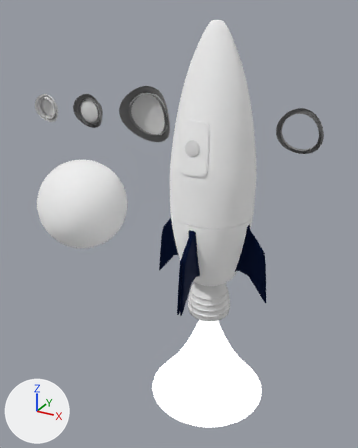
The glTF model public/scenes3d/rocket/rocket.glb: old version first, new version second.
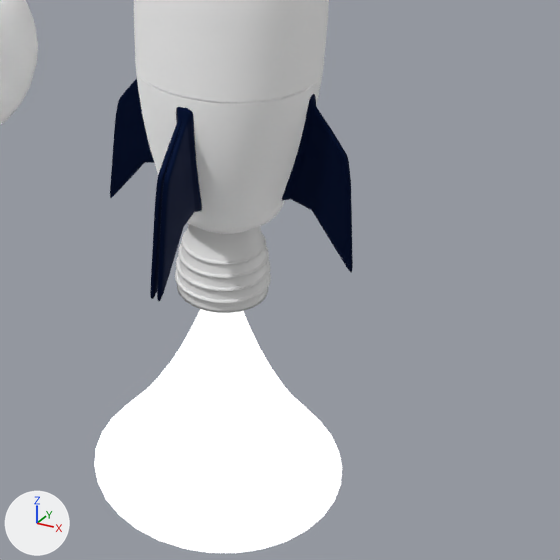
Old and new are each drawn whole from a 50 mm lens placed at (3.74, -8.12, 4.09), pointed at (-0.89, 0.3, -0.12) and again close up on the part from 31% to 100% of the width and 41% to 96% of the height. The axes (+X, +Y, +Z) are drawn at lower left. The lights are the same throughout. Where no turn or scale is listed for an object, it has been applied to the vertices.

The scene before the commit, as lines of its bpy script (objects in view):
```python
mat_material_002 = principled_material('Material.002')
mat_material_002.base_color = (0.00478, 0.0116, 0.0467)  # dark blue #0f1c3d
mat_material_002.metallic = 1.0
mat_material_002.roughness = 0.7
me_cube_001 = bpy.data.meshes.new('Cube.001')
me_cube_001.from_pydata(...)  # 417 vertices, 800 faces; spans x -0.06..0.06, y -1.25..-0.49, z -1.22..0.45
me_cube_001.materials.append(mat_material_002)  # dark blue #0f1c3d
me_cube_003 = bpy.data.meshes.new('Cube.003')
me_cube_003.from_pydata(...)  # 1668 vertices, 3200 faces; spans x -1.25..1.25, y -1.25..1.25, z -1.22..0.45
me_cube_003.materials.append(mat_material_002)  # dark blue #0f1c3d
me_cylinder_008 = bpy.data.meshes.new('Cylinder.008')
me_cylinder_008.from_pydata(...)  # 1216 vertices, 2398 faces; spans x -0.444..0.444, y -0.444..0.444, z -0.418..0.471
ob_engine = bpy.data.objects.new('Engine', me_cylinder_008)
ob_engine.location = (0.0, 0.0, -1.38)
ob_rocket_fin = bpy.data.objects.new('Rocket fin', me_cube_003)
ob_rocket_fin.location = (0.0, 0.0, 0.0)
ob_rocket_fin_base_instanced = bpy.data.objects.new('Rocket fin base instanced', me_cube_001)
ob_rocket_fin_base_instanced.location = (0.0, 0.0, 0.0)
# also in view: 'Rocket body' at (0.0, -0.01, 1.43); 'Fume' at (0.0, 0.0, -2.85); 'Sphere' at (-3.2, 0.0, 0.0)
```
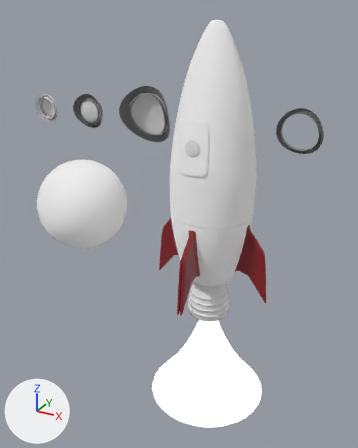
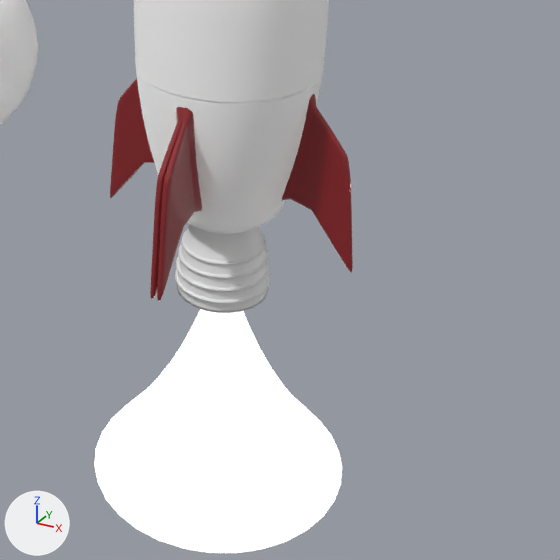
Commit message: Fin bump map

What differs and where, as boxes [x1, y1, x2, y2] in the close-ups (560 x 560 px):
'Rocket fin', recoloured, surface changed
    both: [110, 79, 353, 299]
'Rocket fin base instanced', recoloured, surface changed
    both: [157, 108, 202, 301]

The change in detail:
In material 'Material.002' (mat_material_002), metallic goes from 1.0 to 0.0.
Material 'Material.002' (mat_material_002) changes colour from dark blue #0f1c3d to red #8c000e; in linear values from (0.00478, 0.0116, 0.0467) to (0.263, 0.0, 0.00455).
In material 'Material.002' (mat_material_002), coat_weight is now set to 1.0.
